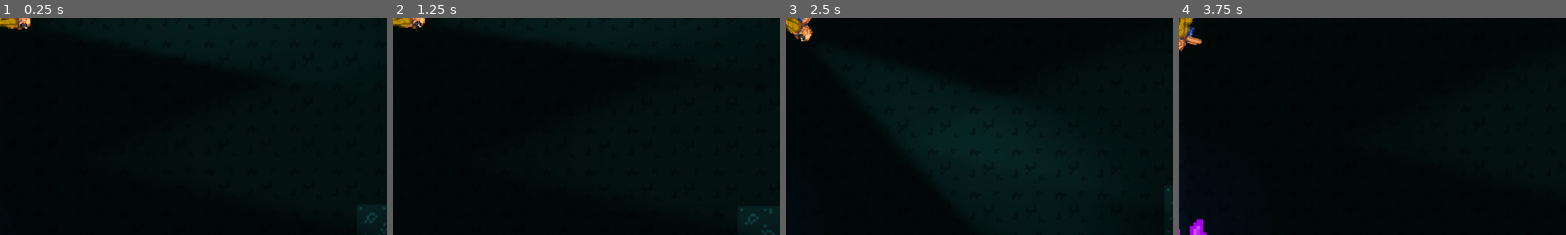
Above: before the commit, frames 1-4 (left to right).
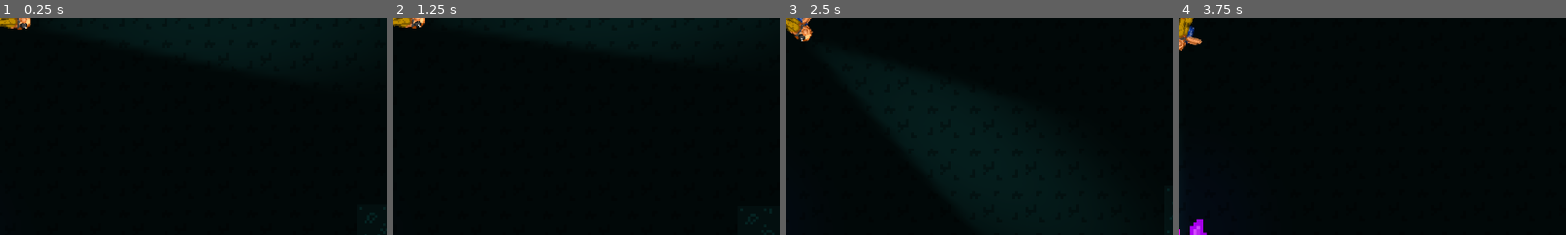
Above: after the commit, the same moments.

Repository: val-XR/GameJamApril2025
Game: Godot game, scene res://scenes/main_game.tscn
Two runs of this game, one before a commit and one after it. Both use one fixed random seed, a clock stepped at 60 frames per second and the inputs below.
Inputs (mouse positions are % of the whole screen's width and height, from its top left):
- Up to frame 1 (0.25 s): no input
- Up to frame 2 (1.25 s): tap Enter at 0.5 s; move the mouse to (72, 45) at 0.52 s; click (72, 45) at 0.67 s
- Up to frame 3 (2.5 s): drag from (30, 55) to (45, 70) at 1.27 s; move the mouse to (60, 28) at 2.02 s; click (60, 28) at 2.17 s
- Up to frame 4 (3.75 s): drag from (45, 70) to (20, 35) at 2.77 s; move the mouse to (80, 65) at 3.52 s; click (80, 65) at 3.67 s
The pictures show only the part of the screen within x 50-100%, y 50-100%; the shares and areas given below are measured in that part.

The runs differ from the first frame. In frame 1, less than 0.1% of the frame differs, in the area x 92-100%, y 87-96%; in frame 2, less than 0.1%, in the area x 89-98%, y 87-97%; in frame 3, less than 0.1%; in frame 4, less than 0.1%.

Commit message:
Update main_game.tscn

Diff:
--- a/scenes/main_game.tscn
+++ b/scenes/main_game.tscn
@@ -97,16 +97,6 @@
 rotation = 0.0
 scale = Vector2(1, 1.64477)
 
-[node name="PointLight2D" type="PointLight2D" parent="."]
-position = Vector2(109, -4)
-scale = Vector2(13.6757, 6.98842)
-energy = 1.85
-range_layer_min = -4
-range_layer_max = 4
-shadow_enabled = true
-texture = ExtResource("4_0rdsr")
-texture_scale = 0.6
-
 [editable path="Crystals/Crystal"]
 [editable path="Crystals/Crystal2"]
 [editable path="Crystals/Crystal3"]
Not shown: 1 places in scenes/main_game.tscn that only renumber resources
